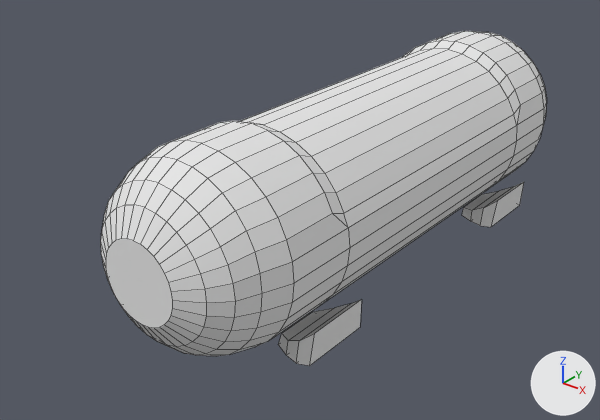
Renders of the OBJ model Freight Hopper/Assets/Art/Models/Cargo/Cargo 3 (bouncy_loose).obj from each side of a commit.
Camera for both pictures: a 50 mm camera at (11.43, -17.52, 11.94) aimed at (-1.05, -1.92, 2.27). Arrows for +X, +Y and +Z are at lower right; the lights stay in place. Mesh edges are drawn as thin lines. Where no turn or scale is listed for an object, it has been applied to the vertices.

The scene before the commit, as lines of its bpy script (objects in view):
```python
me_cargo_3__bouncy_loose = bpy.data.meshes.new('Cargo 3 (bouncy_loose)')
me_cargo_3__bouncy_loose.from_pydata(...)  # 474 vertices, 438 faces; spans x -2.4..2.4, y -8.4..7.4, z 0.6..5.8
me_cargo_3__bouncy_loose.materials.append(mat_material_001)  # white #e7e7e7
ob_cargo_3__bouncy_loose = bpy.data.objects.new('Cargo 3 (bouncy_loose)', me_cargo_3__bouncy_loose)
ob_cargo_3__bouncy_loose.location = (0.0, 0.0, 0.0)
```
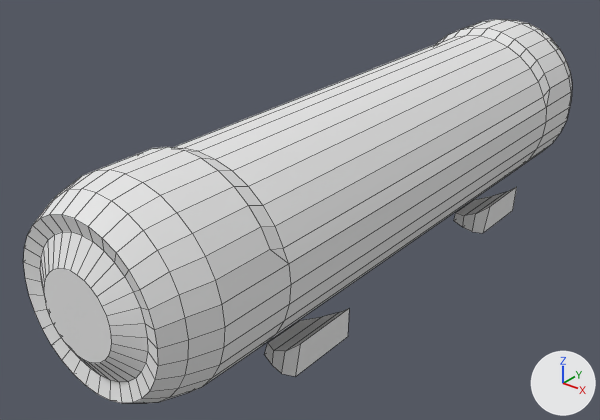
What the commit changed:
me_cargo_3__bouncy_loose is used by ob_cargo_3__bouncy_loose; location (0.0, 0.0, 0.0).
me_cargo_3__bouncy_loose had 474 vertices, 438 faces and spanned x -2.4..2.4, y -8.4..7.4, z 0.6..5.8.
me_cargo_3__bouncy_loose now has 474 vertices, 438 faces and spans x -2.4..2.4, y -9.9..8.9, z 0.6..5.8.
me_cargo_3__bouncy_loose part 1: the loose piece of 16 vertices spanning x 0.9..2.1, y -5.5..-3.3, z 0.6..1.5 is moved by (0.0, -0.5, 0.0).
me_cargo_3__bouncy_loose part 2: the loose piece of 16 vertices spanning x 0.9..2.1, y 3.3..5.5, z 0.6..1.5 is moved by (0.0, -0.5, 0.0).
me_cargo_3__bouncy_loose part 3: 141 of the vertices in x -2.4..2.4, y -7.7..-4.5, z 1.0..5.8 are moved by (0.0, -2.0, 0.0).
me_cargo_3__bouncy_loose part 4: all 64 vertices in x -1.6..1.6, y -8.4..-8.0, z 1.8..5.0 are moved by (0.0, -1.5, 0.0).
me_cargo_3__bouncy_loose part 5: 141 of the vertices in x -2.4..2.4, y 3.6..6.6, z 1.0..5.8 are moved by (0.0, 2.0, 0.0).

What differs and where, as boxes [x1, y1, x2, y2] in the pictures (600 x 420 px; the box of a moved part takes in the faces that stretch with it):
'Cargo 3 (bouncy_loose)', reshaped (23% wider, 15% taller): before [101, 31, 547, 366]; after [24, 19, 572, 403]
part 1 of me_cargo_3__bouncy_loose, moved or reshaped: before [278, 300, 362, 366]; after [264, 309, 349, 377]
part 2 of me_cargo_3__bouncy_loose, moved or reshaped: before [462, 182, 524, 227]; after [454, 187, 517, 233]
part 3 of me_cargo_3__bouncy_loose, moved or reshaped: before [116, 121, 350, 356]; after [35, 147, 291, 403]
part 4 of me_cargo_3__bouncy_loose, moved or reshaped: before [101, 180, 235, 355]; after [24, 214, 158, 403]
part 5 of me_cargo_3__bouncy_loose, moved or reshaped: before [241, 31, 547, 302]; after [174, 19, 572, 343]
